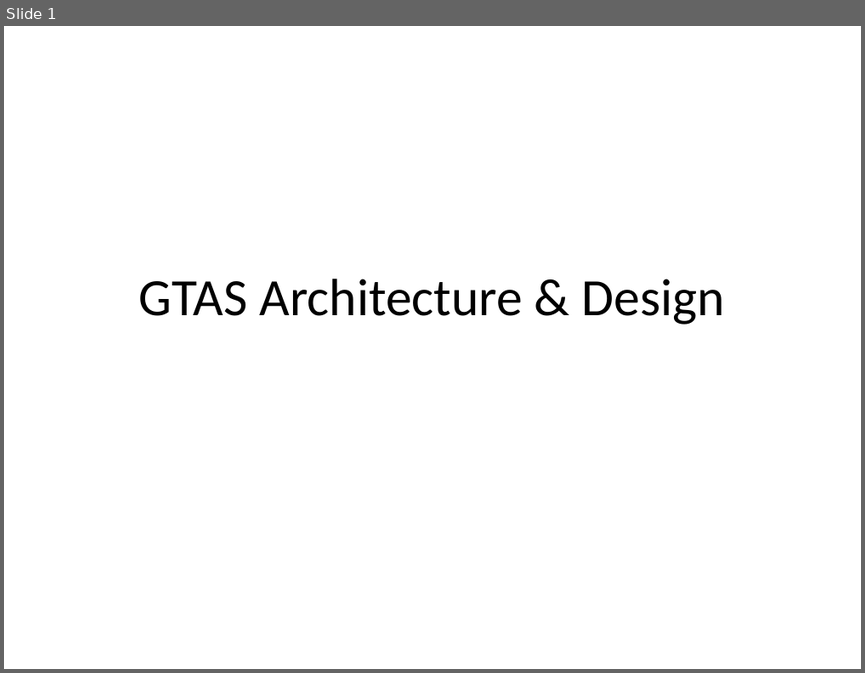
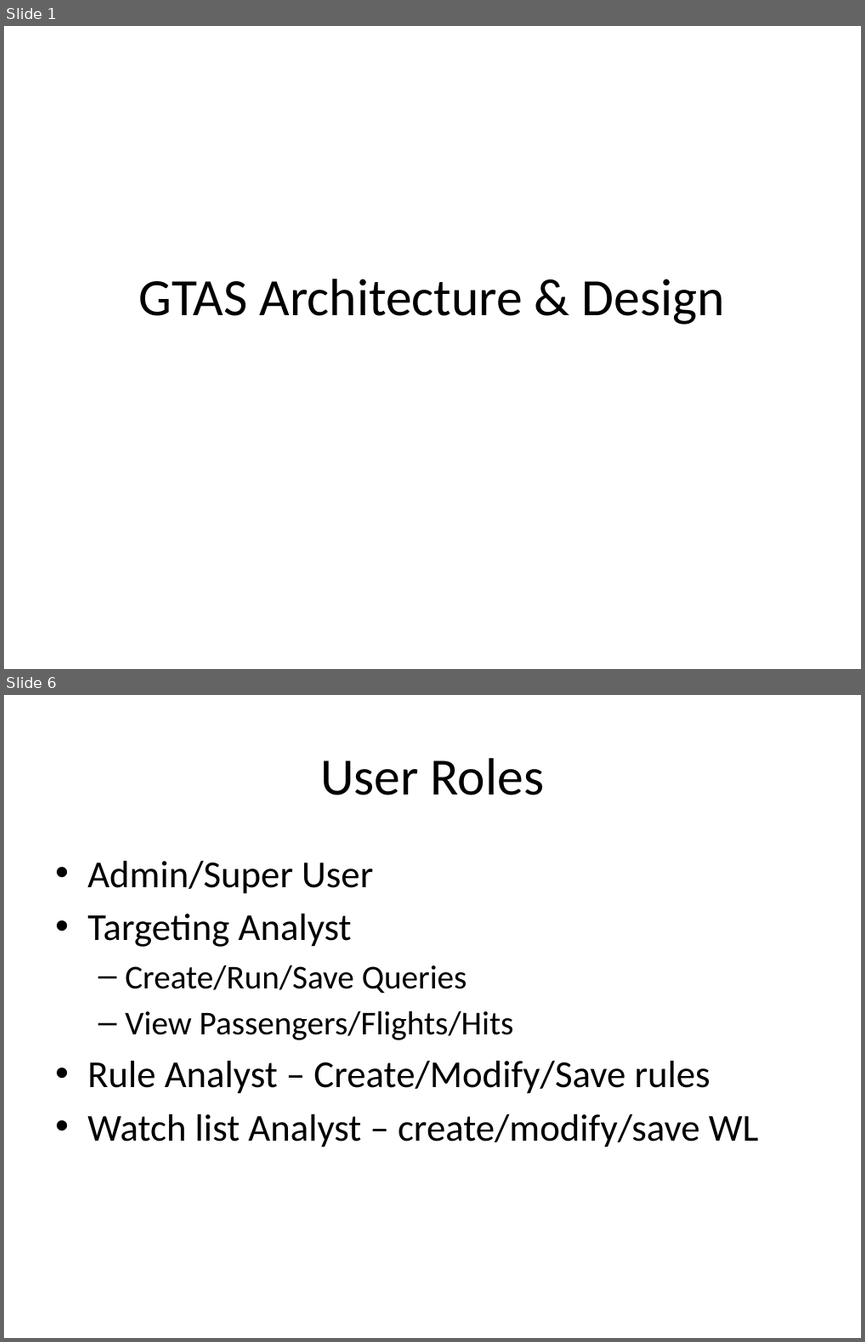
Before and after one commit to seamustuohy/GTAS, a slide deck: doc/GTAS Architecture & Design.pptx. Shown one above the other, each under a label of ours: slide 1 before the commit, slides 1 and 6 after it; the slides between them are not shown. The pictures are 865x673 and 865x1342 pixels, drawn with LibreOffice and Linux fonts; fonts in the diff are those of the drawing. Boxes give left, top, right and bottom in pixels: in the first picture for what was removed or moved away, otherwise in the second. Text is boxed around its words. In the diff, an @@ line names an element or a change of style, - is before the commit and + after.

Commit message:
Added ssystem feature list and contexxt diagram.

```diff
--- a/doc/GTAS Architecture & Design.pptx
+++ b/doc/GTAS Architecture & Design.pptx
@@ slide 6 added at (x1=4, y1=695, x2=861, y2=1338), background #FFFFFF @@
@@ title added at (x1=320, y1=758, x2=544, y2=795), 44 pt, text #000000 @@
+User Roles
@@ text added at (x1=87, y1=861, x2=759, y2=1147), 32 pt, text #000000 @@
+• Admin/Super User
+• Targeting Analyst
+  – Create/Run/Save Queries
+  – View Passengers/Flights/Hits
+• Rule Analyst – Create/Modify/Save rules
+• Watch list Analyst – create/modify/save WL
```
Also in this commit, not shown: 2 slides changed, 3 other slides added.
